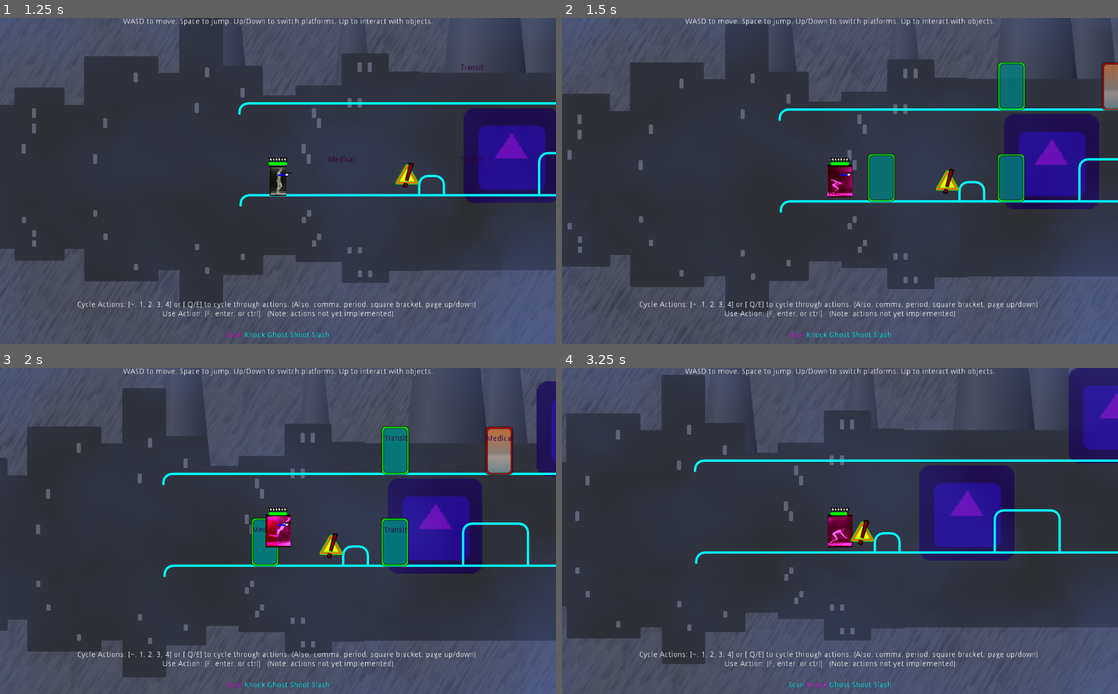
Above: before the commit, frames 1-4 (two rows, left to right).
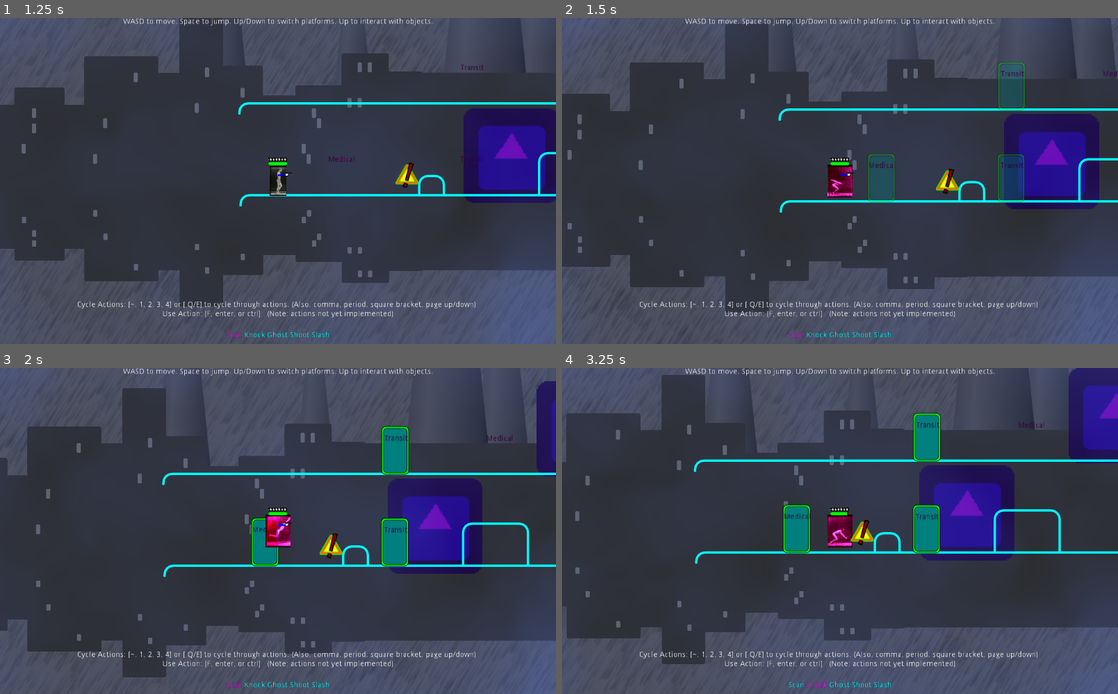
Above: after the commit, the same moments.

Repository: godot-wildlings/cyberpunk-jam-2019
Game: Godot game, scene res://Main.tscn
The game is run twice, just before and just after one commit, with the same random seed, the same clock (stepped at 60 frames per second) and the same inputs. The engine's default icon, where the game draws it, is replaced by a stand-in: a white triangle on a blue panel in a dark square.
Inputs:
- Up to frame 1 (1.25 s): click "Start" at 0.5 s
- Up to frame 2 (1.5 s): tap Enter at 1.25 s; hold D (mv_right) from 1.28 s (still down); tap Space (jump) at 1.35 s
- Up to frame 3 (2 s): keep holding D (mv_right); tap Space (jump) at 1.52, 1.82 s
- Up to frame 4 (3.25 s): release D (mv_right) at 2.03 s; hold S (mv_down) 2.03-2.78 s; tap ` (action_0) at 2.1 s; tap Space (jump) at 2.27, 2.3, 2.57, 3.05 s; hold D (mv_right) from 2.78 s (still down); tap 1 (action_1) at 2.85 s

Frame 1 is identical in both runs. In frame 2, 2.5% of the frame differs, in the area x 55-100%, y 13-57%; in frame 3, 0.8%; in frame 4, 2.3%.

Commit message:
jumping bugfix + knock action

Diff:
--- a/Levels/Level1.gd
+++ b/Levels/Level1.gd
@@ -76,12 +76,3 @@
 		state = states.resetting
 		update()
 		Game.main.reset_level()
-
-func _on_Player_scanned():
-	print(self.name, " received signal: _on_Player_scanned")
-	for object in $InteractiveObjects.get_children():
-		if object.has_method("_on_Player_scanned"):
-			object._on_Player_scanned()
-	for enemy in $Enemies.get_children():
-		if enemy.has_method("_on_Player_scanned"):
-			enemy._on_Player_scanned()
--- a/Levels/Level1.tscn
+++ b/Levels/Level1.tscn
@@ -250,7 +250,7 @@
 [node name="Door2" parent="InteractiveObjects" instance=ExtResource( 9 )]
 position = Vector2( 986.656, 487.375 )
 
-[node name="Door3" parent="InteractiveObjects" instance=ExtResource( 9 )]
+[node name="LockedMedical" parent="InteractiveObjects" instance=ExtResource( 9 )]
 position = Vector2( 610.982, 318.969 )
 locked = true
 
--- a/Player/Actions/Knock.gd
+++ b/Player/Actions/Knock.gd
@@ -18,9 +18,5 @@
 
 	var candidates = $EffectiveRange.get_overlapping_areas()
 	for candidate in candidates:
-		if candidate.get_property_list().has("locked"):
-			if candidate.locked == true:
-				if candidate.has_method("unlock"):
-					candidate.unlock()
-				else:
-					candidate.locked = false
+		if candidate.has_method("unlock") and candidate.locked:
+			candidate.unlock()
--- a/Player/Actions/Scan.gd
+++ b/Player/Actions/Scan.gd
@@ -1,20 +1,18 @@
 extends Node2D
 
-signal scanned()
-
-# Called when the node enters the scene tree for the first time.
 func _ready():
-	call_deferred("deferred_ready")
+	pass
 
 func deferred_ready():
-	var err = connect("scanned", Game.main.level, "_on_Player_scanned")
-	if err:
-		push_warning(self.name + " having trouble connecting signals")
+	pass
 
-# Called every frame. 'delta' is the elapsed time since the previous frame.
-#func _process(delta):
-#	pass
 
 func use():
 	print("scanning")
-	emit_signal("scanned")
+
+	var candidates = $EffectiveRange.get_overlapping_areas()
+	candidates += $EffectiveRange.get_overlapping_bodies()
+
+	for candidate in candidates:
+		if candidate.has_method("_on_Player_scanned"):
+			candidate._on_Player_scanned()
--- a/Player/Player.gd
+++ b/Player/Player.gd
@@ -126,9 +126,9 @@
 	#warning-ignore:return_value_discarded
 	move_and_slide(run_velocity + jump_velocity + fall_velocity)
 
-	if Input.is_action_just_pressed("jump") and jump_num < max_jumps:
-		state = states.jumping
-		jump_num += 1
+#	if Input.is_action_just_pressed("jump") and jump_num < max_jumps:
+#		state = states.jumping
+#		jump_num += 1
 
 #	if state == states.jumping and ticks % 20 == 0:
 #		print(self.name, " jump_velocity == " , jump_velocity)
@@ -300,10 +300,12 @@
 
 
 func jump():
+	jump_num += 1
+
 	if (
 			state == states.idle
 			or state == states.running
-			or (state == states.jumping and jump_num < max_jumps)
+			or (state == states.jumping and jump_num <= max_jumps)
 	):
 		state = states.jumping
 		time_of_jump = time_elapsed
--- a/Player/Player.tscn
+++ b/Player/Player.tscn
@@ -265,6 +265,9 @@
 [sub_resource type="CircleShape2D" id=6]
 radius = 183.277
 
+[sub_resource type="CircleShape2D" id=7]
+radius = 438.421
+
 [node name="Player" type="KinematicBody2D"]
 script = ExtResource( 1 )
 
@@ -394,4 +397,9 @@
 
 [node name="Scan" type="Node2D" parent="Actions"]
 script = ExtResource( 16 )
+
+[node name="EffectiveRange" type="Area2D" parent="Actions/Scan"]
+
+[node name="CollisionShape2D" type="CollisionShape2D" parent="Actions/Scan/EffectiveRange"]
+shape = SubResource( 7 )
 [connection signal="timeout" from="HitstunTimer" to="." method="_on_HitstunTimer_timeout"]
--- a/Scenery/Door.tscn
+++ b/Scenery/Door.tscn
@@ -1,12 +1,56 @@
-[gd_scene load_steps=14 format=2]
+[gd_scene load_steps=18 format=2]
 
 [ext_resource path="res://Scenery/InteractiveObject.gd" type="Script" id=1]
 [ext_resource path="res://Scenery/DoorInteraction.gd" type="Script" id=2]
 [ext_resource path="res://Scenery/doors.png" type="Texture" id=3]
 [ext_resource path="res://Scenery/click.png" type="Texture" id=4]
+[ext_resource path="res://InteractiveObjects/LockedNoise.wav" type="AudioStream" id=5]
+[ext_resource path="res://InteractiveObjects/unlockNoise.wav" type="AudioStream" id=6]
+[ext_resource path="res://InteractiveObjects/openDoorNoise.wav" type="AudioStream" id=7]
 
 [sub_resource type="RectangleShape2D" id=1]
 extents = Vector2( 26.0218, 44.9378 )
+
+[sub_resource type="Animation" id=10]
+resource_name = "access_denied"
+length = 0.5
+step = 0.05
+tracks/0/type = "value"
+tracks/0/path = NodePath("Audio/LockedNoise:playing")
+tracks/0/interp = 1
+tracks/0/loop_wrap = true
+tracks/0/imported = false
+tracks/0/enabled = true
+tracks/0/keys = {
+"times": PoolRealArray( 0.05 ),
+"transitions": PoolRealArray( 1 ),
+"update": 1,
+"values": [ true ]
+}
+tracks/1/type = "value"
+tracks/1/path = NodePath("InteractionSprite:visible")
+tracks/1/interp = 1
+tracks/1/loop_wrap = true
+tracks/1/imported = false
+tracks/1/enabled = true
+tracks/1/keys = {
+"times": PoolRealArray( 0, 0.05, 0.4, 0.5 ),
+"transitions": PoolRealArray( 1, 1, 1, 1 ),
+"update": 1,
+"values": [ false, true, true, false ]
+}
+tracks/2/type = "value"
+tracks/2/path = NodePath("InteractionSprite:self_modulate")
+tracks/2/interp = 1
+tracks/2/loop_wrap = true
+tracks/2/imported = false
+tracks/2/enabled = true
+tracks/2/keys = {
+"times": PoolRealArray( 0, 0.05, 0.45, 0.5 ),
+"transitions": PoolRealArray( 1, 1, 1, 1 ),
+"update": 0,
+"values": [ Color( 1, 1, 1, 1 ), Color( 0.341176, 0, 0, 1 ), Color( 0.176471, 0, 0, 1 ), Color( 1, 1, 1, 1 ) ]
+}
 
 [sub_resource type="Animation" id=2]
 resource_name = "close"
@@ -63,7 +107,35 @@
 "values": [ true, false ]
 }
 
+[sub_resource type="Animation" id=6]
+resource_name = "interact"
+tracks/0/type = "value"
+tracks/0/path = NodePath("Sprite:frame")
+tracks/0/interp = 1
+tracks/0/loop_wrap = true
+tracks/0/imported = false
+tracks/0/enabled = true
+tracks/0/keys = {
+"times": PoolRealArray( 0, 1 ),
+"transitions": PoolRealArray( 1, 1 ),
+"update": 0,
+"values": [ 14, 20 ]
+}
+tracks/1/type = "value"
+tracks/1/path = NodePath("Audio/OpenNoise:playing")
+tracks/1/interp = 1
+tracks/1/loop_wrap = true
+tracks/1/imported = false
+tracks/1/enabled = true
+tracks/1/keys = {
+"times": PoolRealArray( 0.1 ),
+"transitions": PoolRealArray( 1 ),
+"update": 1,
+"values": [ true ]
+}
+
 [sub_resource type="Animation" id=4]
+resource_name = "interact_old"
 length = 0.6
 tracks/0/type = "value"
 tracks/0/path = NodePath("InteractionSprite:visible")
@@ -94,34 +166,19 @@
 "values": [ 14, 7 ]
 }
 
-[sub_resource type="Animation" id=6]
-resource_name = "open"
+[sub_resource type="Animation" id=7]
 length = 0.6
 tracks/0/type = "value"
-tracks/0/path = NodePath("Sprite:frame")
-tracks/0/interp = 1
-tracks/0/loop_wrap = true
-tracks/0/imported = false
-tracks/0/enabled = true
-tracks/0/keys = {
-"times": PoolRealArray( 0, 0.6 ),
-"transitions": PoolRealArray( 1, 1 ),
-"update": 0,
-"values": [ 14, 20 ]
-}
-
-[sub_resource type="Animation" id=7]
-tracks/0/type = "value"
 tracks/0/path = NodePath("Sprite:visible")
 tracks/0/interp = 1
 tracks/0/loop_wrap = true
 tracks/0/imported = false
 tracks/0/enabled = true
 tracks/0/keys = {
-"times": PoolRealArray( 0, 0.1, 0.9, 1 ),
-"transitions": PoolRealArray( 1, 1, 1, 1 ),
-"update": 1,
-"values": [ false, true, true, false ]
+"times": PoolRealArray( 0, 0.1 ),
+"transitions": PoolRealArray( 1, 1 ),
+"update": 1,
+"values": [ false, true ]
 }
 tracks/1/type = "value"
 tracks/1/path = NodePath("Sprite:self_modulate")
@@ -130,10 +187,10 @@
 tracks/1/imported = false
 tracks/1/enabled = true
 tracks/1/keys = {
-"times": PoolRealArray( 0, 0.3, 0.7, 1 ),
-"transitions": PoolRealArray( 1, 1, 1, 1 ),
-"update": 0,
-"values": [ Color( 1, 1, 1, 0 ), Color( 1, 1, 1, 1 ), Color( 1, 1, 1, 1 ), Color( 1, 1, 1, 0 ) ]
+"times": PoolRealArray( 0.1, 0.5 ),
+"transitions": PoolRealArray( 1, 1 ),
+"update": 0,
+"values": [ Color( 1, 1, 1, 0 ), Color( 1, 1, 1, 1 ) ]
 }
 tracks/2/type = "value"
 tracks/2/path = NodePath("Label:visible")
@@ -142,10 +199,10 @@
 tracks/2/imported = false
 tracks/2/enabled = true
 tracks/2/keys = {
-"times": PoolRealArray( 0, 0.4, 0.8, 1 ),
-"transitions": PoolRealArray( 1, 1, 1, 1 ),
-"update": 1,
-"values": [ false, true, true, false ]
+"times": PoolRealArray( 0, 0.1 ),
+"transitions": PoolRealArray( 1, 1 ),
+"update": 1,
+"values": [ false, true ]
 }
 
 [sub_resource type="Animation" id=8]
@@ -231,11 +288,12 @@
 frame = 14
 
 [node name="AnimationPlayer" type="AnimationPlayer" parent="."]
+anims/access_denied = SubResource( 10 )
 anims/close = SubResource( 2 )
 anims/hide = SubResource( 3 )
-anims/interact = SubResource( 4 )
+anims/interact = SubResource( 6 )
+anims/interact_old = SubResource( 4 )
 anims/lock = SubResource( 5 )
-anims/open = SubResource( 6 )
 anims/reveal = SubResource( 7 )
 anims/show = SubResource( 8 )
 anims/unlock = SubResource( 9 )
@@ -255,3 +313,14 @@
 align = 1
 
 [node name="exit" type="Position2D" parent="."]
+
+[node name="Audio" type="Node2D" parent="."]
+
+[node name="LockedNoise" type="AudioStreamPlayer2D" parent="Audio"]
+stream = ExtResource( 5 )
+
+[node name="UnlockNoise" type="AudioStreamPlayer2D" parent="Audio"]
+stream = ExtResource( 6 )
+
+[node name="OpenNoise" type="AudioStreamPlayer2D" parent="Audio"]
+stream = ExtResource( 7 )
--- a/Scenery/InteractiveObject.gd
+++ b/Scenery/InteractiveObject.gd
@@ -5,7 +5,9 @@
 
 export var hidden_to_player : bool = false
 export var locked : bool = false
+export var open : bool = false
 onready var interaction = $Interaction
+onready var animation_player = $AnimationPlayer
 
 # Called when the node enters the scene tree for the first time.
 func _ready():
@@ -58,14 +60,27 @@
 
 #warning-ignore:unused_argument
 func interact(interactor):
-	if has_node("Interaction") and get_node("Interaction").has_method("interact"):
-		$Interaction.interact(interactor)
-	if has_node("AnimationPlayer") and get_node("AnimationPlayer").has_animation("interact"):
-		$AnimationPlayer.play("interact")
-
+	if not locked and not open:
+		if has_node("Interaction") and get_node("Interaction").has_method("interact"):
+			$Interaction.interact(interactor)
+		if has_node("AnimationPlayer") and get_node("AnimationPlayer").has_animation("interact"):
+			$AnimationPlayer.play("interact")
+			open = true
+	elif locked:
+		if has_node("AnimationPlayer") and get_node("AnimationPlayer").has_animation("access_denied"):
+			$AnimationPlayer.play("access_denied")
+	elif open:
+		# what should happen? The door is already open
+		pass
 
 
 func _on_Player_scanned():
 	print(self.name, " received signal: Player_scanned")
 	if hidden_to_player:
 		$AnimationPlayer.play("reveal")
+
+func unlock():
+	print(self.name, " unlocking" )
+	if animation_player.has_animation("unlock"):
+		animation_player.play("unlock")
+	locked = false
Not shown, added: InteractiveObjects/LockedNoise.wav.import
Not shown, added: InteractiveObjects/openDoorNoise.wav.import
Not shown, added: InteractiveObjects/unlockNoise.wav.import
Not shown: 1 places in Player/Player.tscn that only renumber resources
Not shown, added: InteractiveObjects/LockedNoise.wav
Not shown, added: InteractiveObjects/openDoorNoise.wav
Not shown, added: InteractiveObjects/unlockNoise.wav
